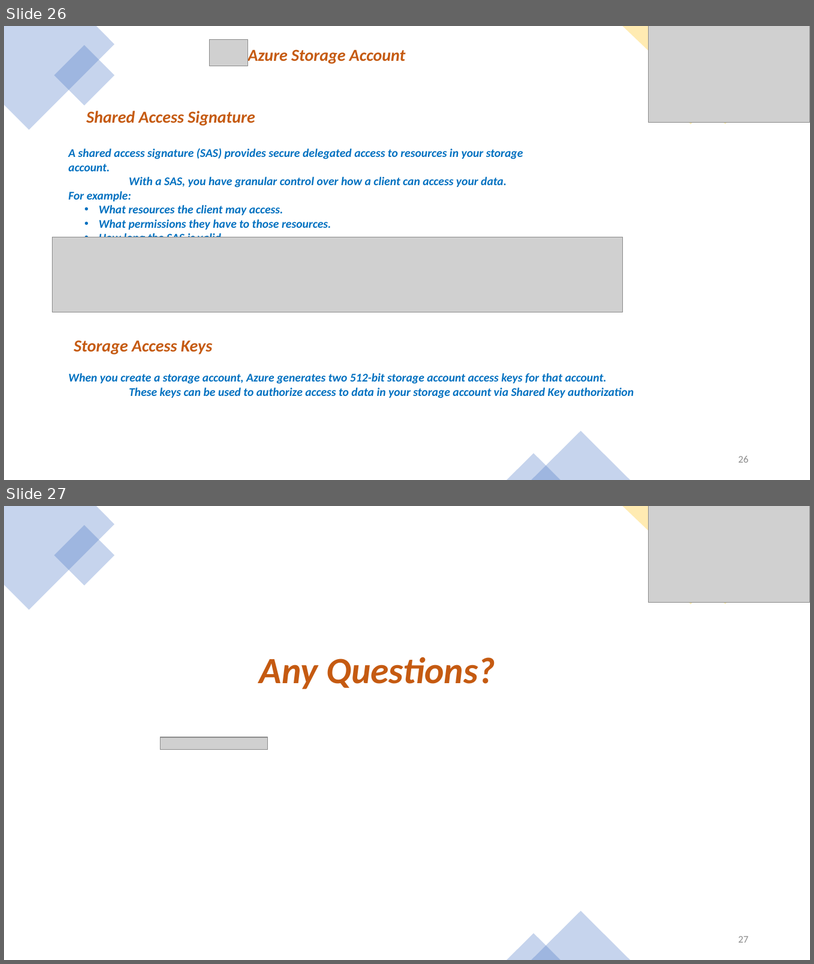
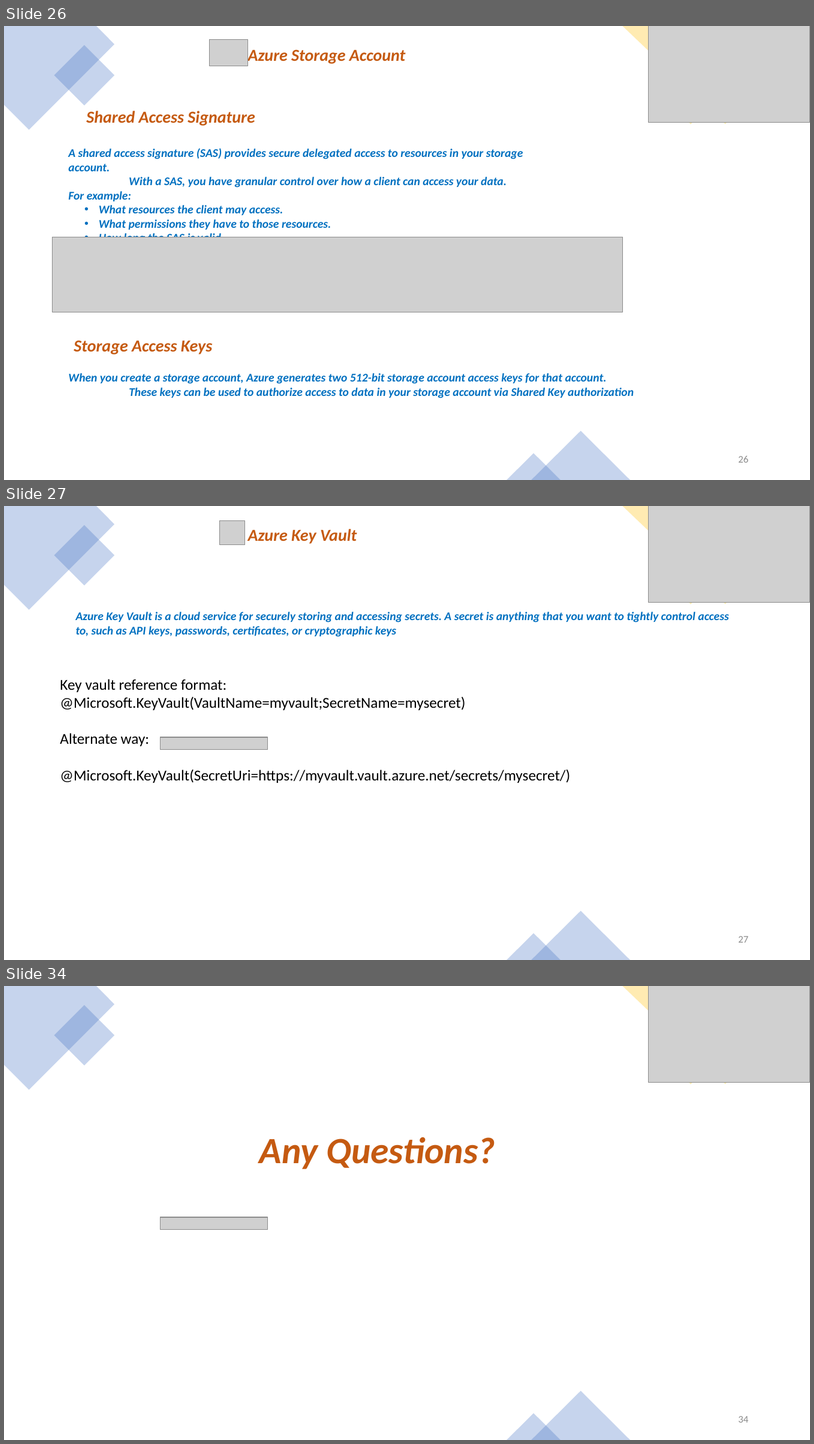
Before and after one commit to buchepalli-ramana-2/AzureDevOps, a slide deck: CoursePPT/Azure Compute.pptx. Shown one above the other, each under a label of ours: slides 26 and 27 before the commit, slides 26, 27 and 34 after it; the slides between them are not shown. The pictures are 814x964 and 814x1444 pixels, drawn with LibreOffice and Linux fonts; fonts in the diff are those of the drawing; grey boxes stand for pictures. Boxes give left, top, right and bottom in pixels: in the first picture for what was removed or moved away, otherwise in the second. Text is boxed around its words. In the diff, an @@ line names an element or a change of style, - is before the commit and + after.

```diff
--- a/CoursePPT/Azure Compute.pptx
+++ b/CoursePPT/Azure Compute.pptx
@@ slide 27 added at (x1=4, y1=506, x2=810, y2=960), background #4472C4 at 92% opacity @@
@@ rectangle added at (x1=4, y1=506, x2=810, y2=960), fill #FFFFFF @@
@@ freeform shape added at (x1=4, y1=506, x2=115, y2=610), fill #4472C4 at 30% opacity @@
@@ picture added at (x1=219, y1=520, x2=245, y2=545) @@
@@ freeform shape added at (x1=623, y1=506, x2=810, y2=604), fill #FFC000 at 30% opacity @@
@@ picture added at (x1=649, y1=506, x2=810, y2=602) @@
@@ rectangle added at (x1=54, y1=525, x2=115, y2=586), fill #4472C4 at 30% opacity @@
@@ text added at (x1=248, y1=529, x2=357, y2=544), 20 pt, text #C55A11, bold, italic @@
+Azure Key Vault
@@ rectangle added at (x1=659, y1=540, x2=723, y2=604), fill #FFC000 at 30% opacity @@
@@ text added at (x1=76, y1=612, x2=729, y2=637), 14 pt, text #0070C0, bold, italic @@
+  Azure Key Vault is a cloud service for securely storing and accessing secrets. A secret is anything that you want to tightly control access to, such as API keys, passwords, certificates, or cryptographic keys
@@ text added at (x1=60, y1=679, x2=570, y2=783), 18 pt, text #000000 @@
+Key vault reference format:
+@Microsoft.KeyVault(VaultName=myvault;SecretName=mysecret)
+Alternate way:
+@Microsoft.KeyVault(SecretUri=https://myvault.vault.azure.net/secrets/mysecret/)
@@ picture added at (x1=161, y1=737, x2=268, y2=749) @@
@@ triangle added at (x1=531, y1=911, x2=630, y2=960), fill #4472C4 at 30% opacity @@
@@ triangle added at (x1=507, y1=933, x2=561, y2=960), fill #4472C4 at 30% opacity @@
@@ page number added at (x1=738, y1=936, x2=749, y2=942), 12 pt, text #8C8C8C @@
+27
@@ what was slide 27 is now slide 34 @@
@@ page number at (x1=738, y1=1416, x2=749, y2=1422): text changed @@
-27
+34
```
Also in this commit, not shown: 6 other slides added, 2 other files.
